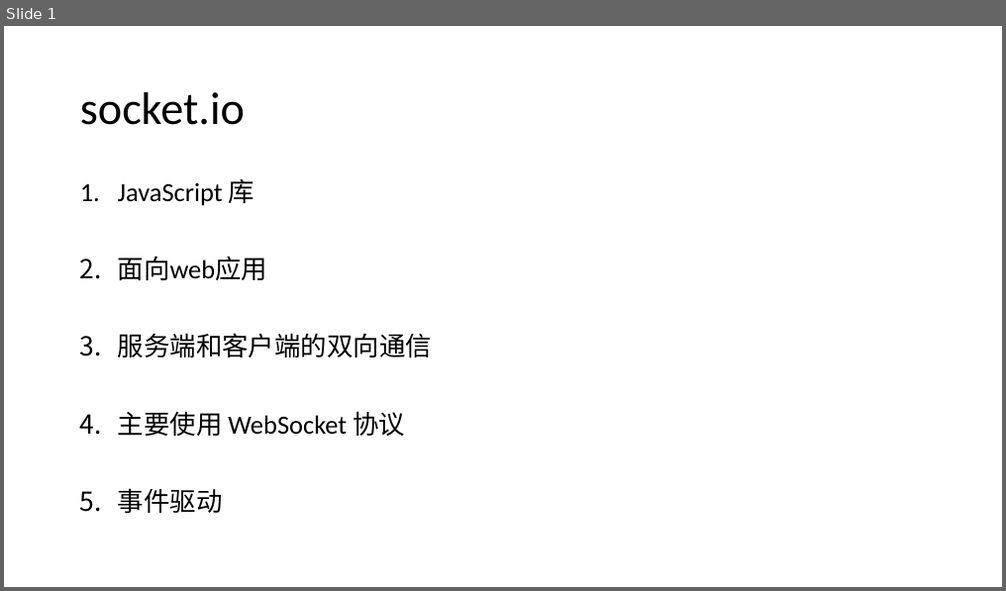
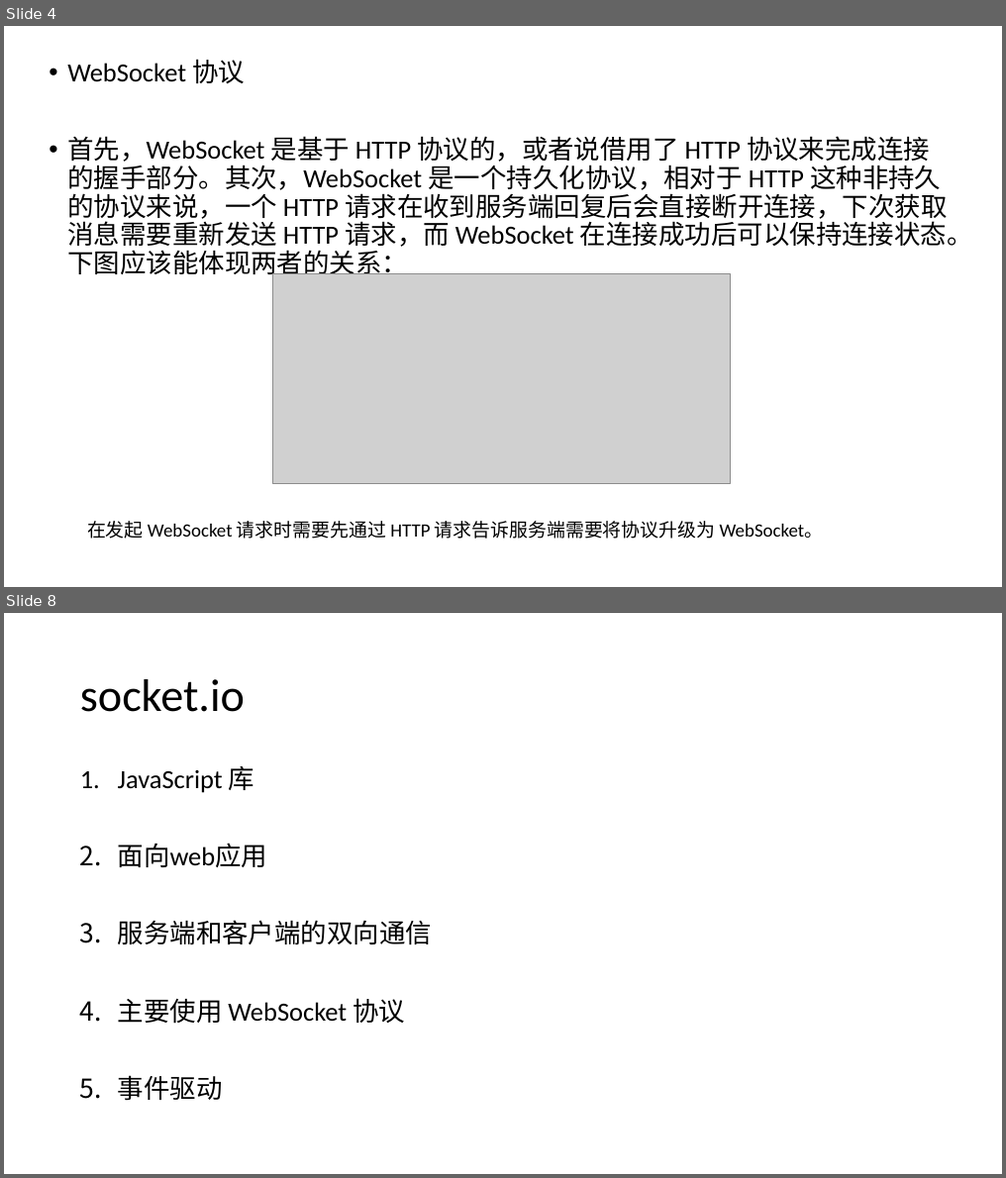
Before and after one commit to admiral20/socket.io, a slide deck: webSocket && socket.io.pptx. Shown one above the other, each under a label of ours: slide 1 before the commit, slides 4 and 8 after it; the slides between them are not shown. The pictures are 1006x591 and 1006x1178 pixels, drawn with LibreOffice and Linux fonts; fonts in the diff are those of the drawing; grey boxes stand for pictures. Boxes give left, top, right and bottom in pixels: in the first picture for what was removed or moved away, otherwise in the second. Text is boxed around its words. In the diff, an @@ line names an element or a change of style, - is before the commit and + after.

```diff
--- a/webSocket && socket.io.pptx
+++ b/webSocket && socket.io.pptx
@@ slide 4 added at [4,26,1002,587], background #FFFFFF @@
@@ text added at [67,59,973,279], 25.2 pt, text #000000 @@
+• WebSocket 协议
+• 首先，WebSocket 是基于 HTTP 协议的，或者说借用了 HTTP 协议来完成连接的握手部分。其次，WebSocket 是一个持久化协议，相对于 HTTP 这种非持久的协议来说，一个 HTTP 请求在收到服务端回复后会直接断开连接，下次获取消息需要重新发送 HTTP 请求，而 WebSocket 在连接成功后可以保持连接状态。下图应该能体现两者的关系：
@@ picture added at [272,274,731,483] @@
@@ text added at [87,521,824,539], 18 pt, text #000000 @@
+在发起 WebSocket 请求时需要先通过 HTTP 请求告诉服务端需要将协议升级为 WebSocket。
@@ what was slide 1 is now slide 8 @@
```
Also in this commit, not shown: 6 other slides added.
